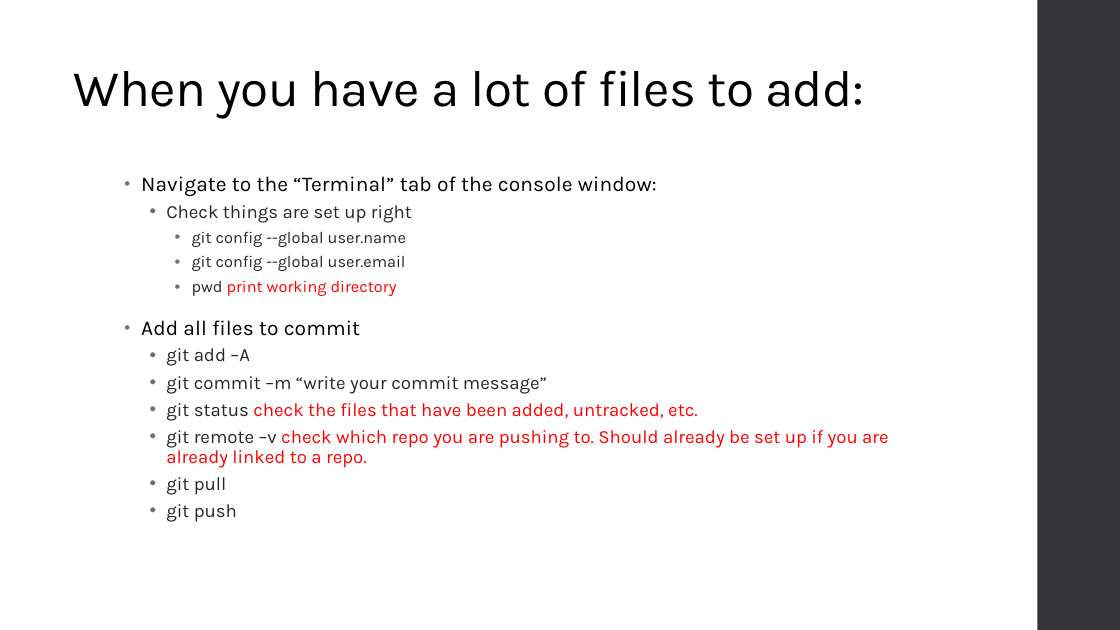
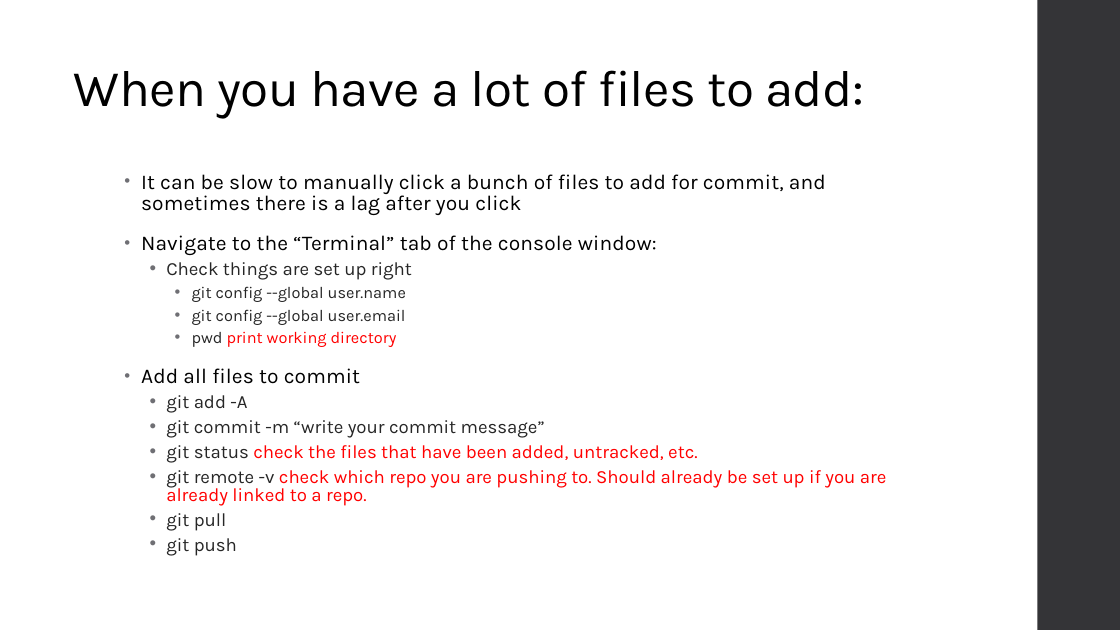
Before and after one commit to BDO-Science/rteam, a slide deck: slide 11 of github/GitHub_introduction.pptx (slide 9 before the commit). Drawn at 1120x630 pixels with LibreOffice and Linux fonts; fonts in the diff are those of the drawing. Boxes give left, top, right and bottom in pixels: in the first picture for what was removed or moved away, otherwise in the second. Text is boxed around its words. In the diff, an @@ line names an element or a change of style, - is before the commit and + after.

Commit message:
Added github pages and pull request slides

```diff
--- a/github/GitHub_introduction.pptx
+++ b/github/GitHub_introduction.pptx
@@ text at (141, 174, 826, 215): paragraph added @@
+• It can be slow to manually click a bunch of files to add for commit, and sometimes there is a lag after you click
@@ text at (141, 235, 697, 556): line spacing 0.95 to 0.85; line spacing 0.9 to 0.8 @@
@@ text at (166, 395, 545, 438): text changed @@
-  • git add –A
-  • git commit –m “write your commit message”
+  • git add -A
+  • git commit -m “write your commit message”
@@ text at (166, 470, 887, 506): text changed @@
-  • git remote –v check which repo you are pushing to. Should already be set up if you are already linked to a repo.
+  • git remote -v check which repo you are pushing to. Should already be set up if you are already linked to a repo.
```
Also in this commit, not shown: 7 other slides changed, 5 slides added, 4 slides removed.
